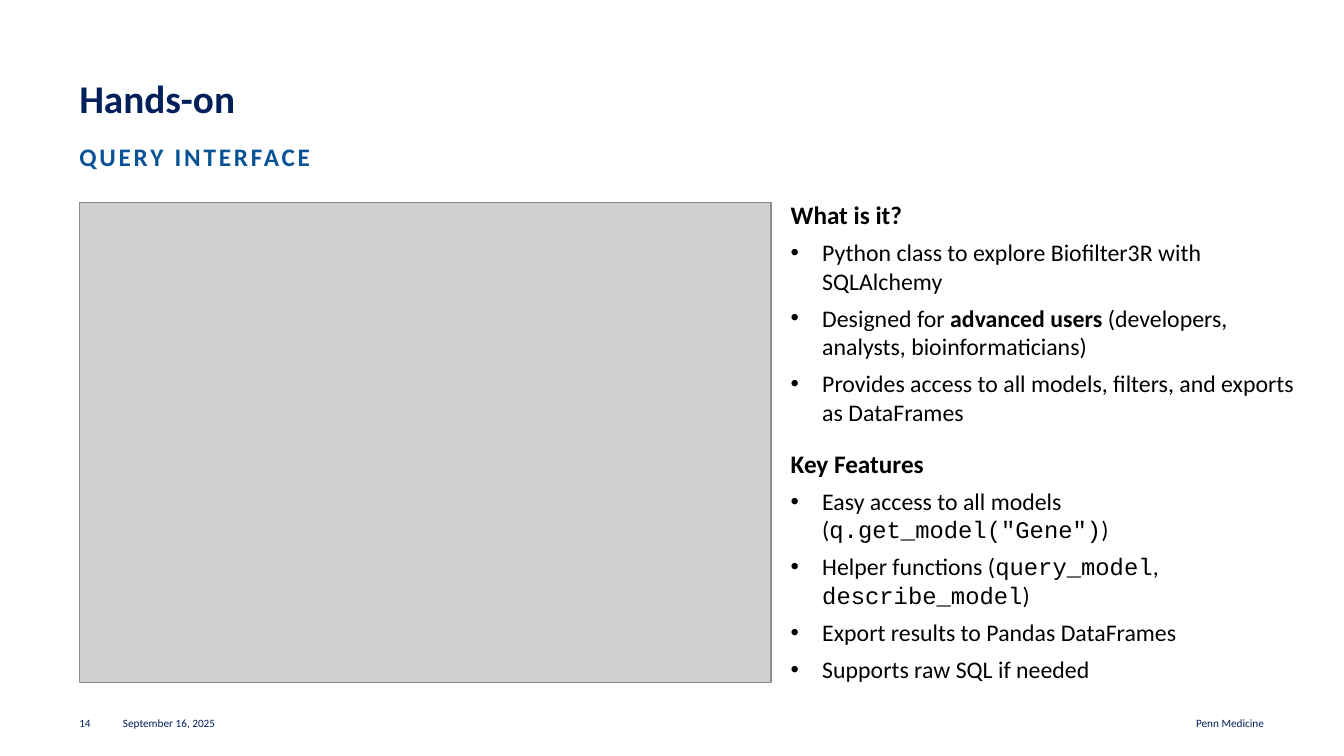
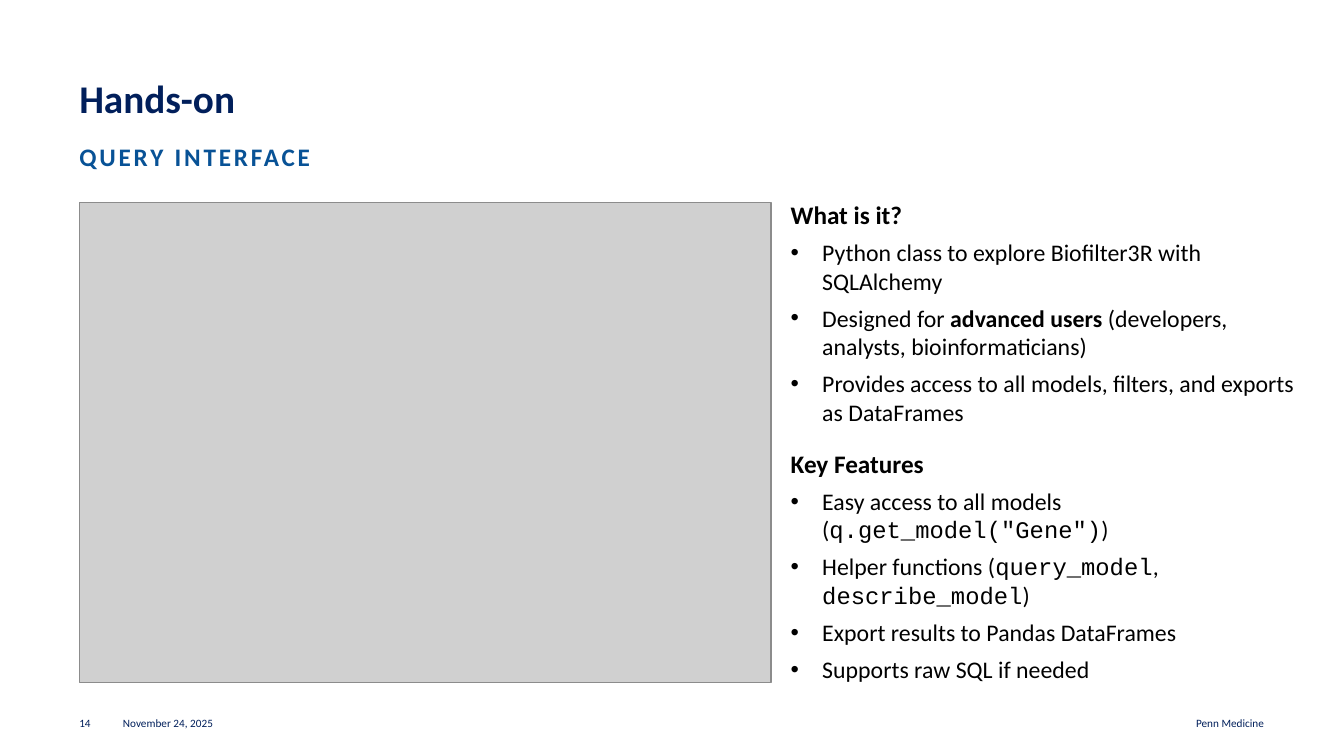
Before and after one commit to RitchieLab/biofilter, a slide deck: slide 14 of biofiltergpt_files/Biofilter_v3_0_0_workshop.pptx. Drawn at 1344x756 pixels with LibreOffice and Linux fonts; fonts in the diff are those of the drawing; grey boxes stand for pictures. Boxes give left, top, right and bottom in pixels: in the first picture for what was removed or moved away, otherwise in the second. Text is boxed around its words. In the diff, an @@ line names an element or a change of style, - is before the commit and + after.

```diff
--- a/biofiltergpt_files/Biofilter_v3_0_0_workshop.pptx
+++ b/biofiltergpt_files/Biofilter_v3_0_0_workshop.pptx
@@ text at [123, 719, 213, 728]: text changed @@
-September 16, 2025
+November 24, 2025
```
Also in this commit, not shown: 25 other slides changed, 7 slides added, 3 other files.
